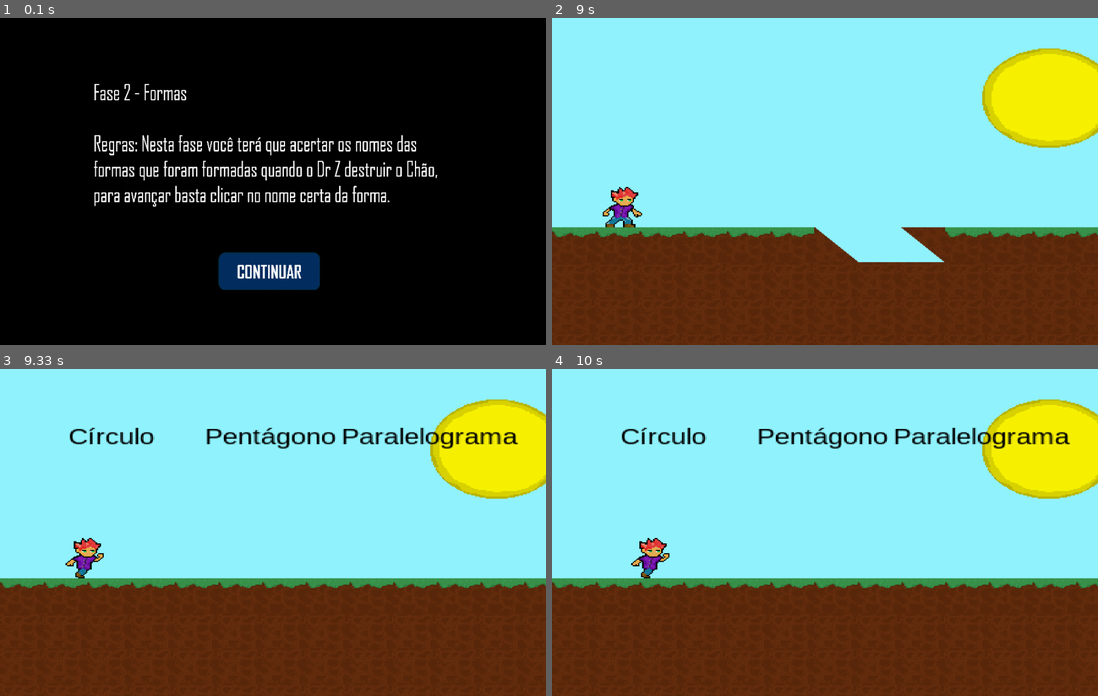
Above: before the commit, frames 1-4 (two rows, left to right).
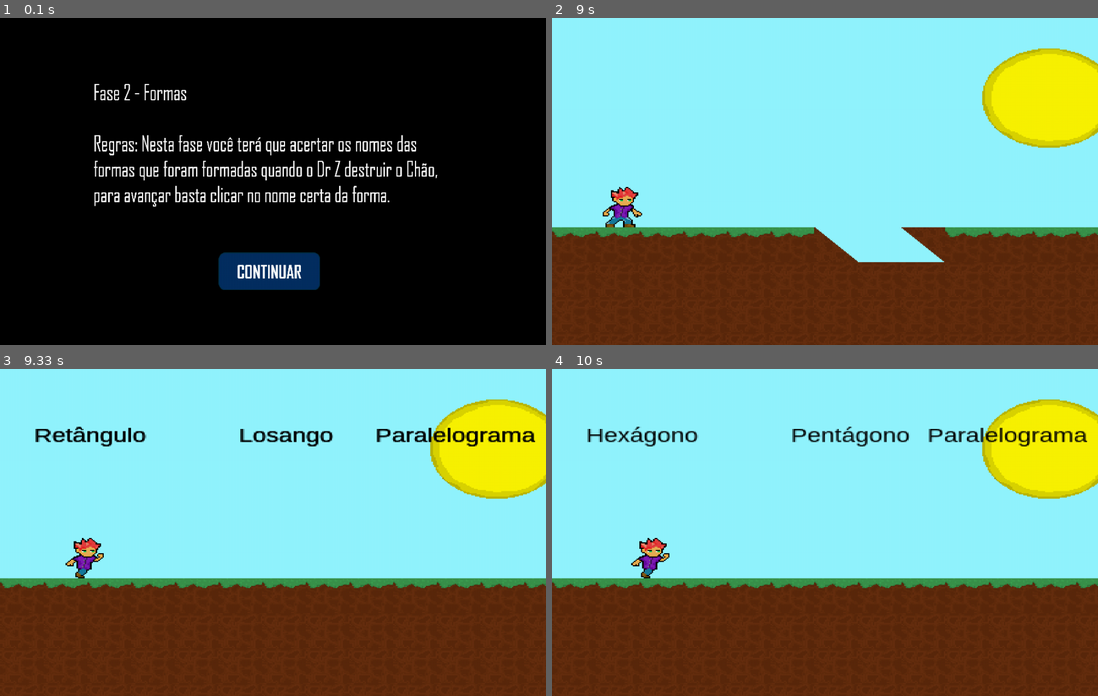
Above: after the commit, the same moments.

Repository: DouglasAndC/GAME-COLORANDO-PYGAME
Game: pygame game, started from Main/main.py
Same seed, same stepped clock (60 frames per second), same inputs: the game is played once before the commit and once after it.
Inputs (mouse positions are in pixels of both pictures, inside the frame that each line leads up to):
- Up to frame 1 (0.1 s): no input
- Up to frame 2 (9 s): click (819, 273) at 0.38 s
- Up to frame 3 (9.33 s): click (409, 440) at 9.03 s
- Up to frame 4 (10 s): click (672, 440) at 9.4 s

Frames 1-2 are identical in both runs. In frame 3, 2.5% of the frame differs, in the area x 6-98%, y 17-25%; in frame 4, 2.6%.

Commit message:
fase 3 desafios

Diff:
--- a/Main/globals.py
+++ b/Main/globals.py
@@ -13,7 +13,8 @@
 
 speed = 1.1
 index = 0
-
+flag = 1
+surfaces = []
 def convert(s):
     new = ""
     for x in s:
--- a/Main/main.py
+++ b/Main/main.py
@@ -12,7 +12,6 @@
 display = pygame.Surface((400, 300))
 
 BLACK = (0, 0, 0)
-
 mapa = mapa('Data\\mapa')
 #pygame.mixer.music.load(globals.get_path() + "\\Sound\\gameplay.mpeg")
 #pygame.mixer.music.play()
@@ -32,7 +31,7 @@
 tempo = 800
 rects = []
 surfaces = []
-texts = []
+texts = ["","",""]
 i_correto = 5
 explodiu = False
 desafio1 = False
@@ -145,36 +144,41 @@
     #pygame.mixer.music.play(5, 10)
     return True
 
-
 def gerar_desafio(correto):
-    formas = ["Quadrado", "Círculo", "Triângulo",
-              "Hexágono", "Pentágono", "Retângulo",
-              "Trapézio", "Paralelograma", "Losango", "Heptágono"]
-    font = pygame.font.Font(pygame.font.match_font("Arial"), 20)
-    x = 50
-    if len(surfaces) != 3:
-        for i in range(0, 3):
-            text = formas[random.randint(0, len(formas) - 1)]
-            while texts.__contains__(text) or text == correto:
-                text = formas[random.randint(0, len(formas) - 1)]
-            texts.append(text)
-            if text != correto:
-                newSurface = font.render(text, True, (0, 0, 0))
-                surfaces.append(newSurface)
-    if not texts.__contains__(correto):
-        globals.index = random.randint(0, 2)
-        texts[globals.index] = correto
-        surfaces[globals.index] = font.render(correto, True, (0, 0, 0))
+    pos = 25
+    font = pygame.font.Font(pygame.font.match_font("Arial"), 18)
+    if globals.flag == 1:
+        forma1 = ["Quadrado", "Círculo"]
+        forma2 = ["Hexágono", "Pentágono"]
+        forma3 = ["Retângulo","Losango"]
+        formas = [forma1,forma2,forma3]
+
+        formas_escolhida = formas[random.randint(0, 2)]
+        for i in formas_escolhida:
+            surfaces.append(font.render(i, True, (0, 0, 0)))
+    if globals.flag == 1:
+        globals.surfaces = surfaces
 
     if (cont == 1 or cont == 3):
-        display.blit(surfaces[0], (x, 50))
-        display.blit(surfaces[2], (x + 100, 50))
-        display.blit(surfaces[globals.index], (x + 200, 50))
+        if globals.flag == 1:
+            surfaces.insert(1, font.render(correto, True, (0, 0, 0)))
+            globals.flag = 0
+            display.blit(surfaces[0], (pos, 50))
+            display.blit(surfaces[2], (pos + 150, 50))
+            display.blit(surfaces[1], (pos + 250, 50))
+        display.blit(globals.surfaces[0], (pos, 50))
+        display.blit(globals.surfaces[2], (pos + 150, 50))
+        display.blit(globals.surfaces[1], (pos + 250, 50))
     elif (cont == 2):
-        display.blit(surfaces[globals.index], (x, 50))
-        display.blit(surfaces[1], (x + 100, 50))
-        display.blit(surfaces[0], (x + 200, 50))
-
+        if globals.flag == 1:
+            surfaces.insert(0, font.render(correto, True, (0, 0, 0)))
+            globals.flag = 0
+            display.blit(surfaces[2], (pos, 50))
+            display.blit(surfaces[1], (pos + 150, 50))
+            display.blit(surfaces[0], (pos + 250, 50))
+        display.blit(globals.surfaces[0], (pos, 50))
+        display.blit(globals.surfaces[1], (pos + 150, 50))
+        display.blit(globals.surfaces[2], (pos + 250, 50))
     return True
 
 
@@ -260,7 +264,13 @@
                 frame_user = 0
                 desafio1 = False
                 cont = 2
+            texts = ['','','']
+            surfaces = []
+            globals.flag = 1
+            globals.surfaces = []
         elif desafio2:
+            globals.flag = 1
+            globals.surfaces = []
             mapa.att_mapa('Data\mapa')
             x_user += globals.speed
             if frame_user == 3:
@@ -272,7 +282,11 @@
                 frame_user = 0
                 desafio2 = False
                 cont = 3
+            texts = ['','','']
+            surfaces = []
         elif desafio3:
+            globals.flag = 1
+            globals.surfaces = []
             mapa.att_mapa('Data\mapa')
             x_user += globals.speed
             if frame_user == 3:
